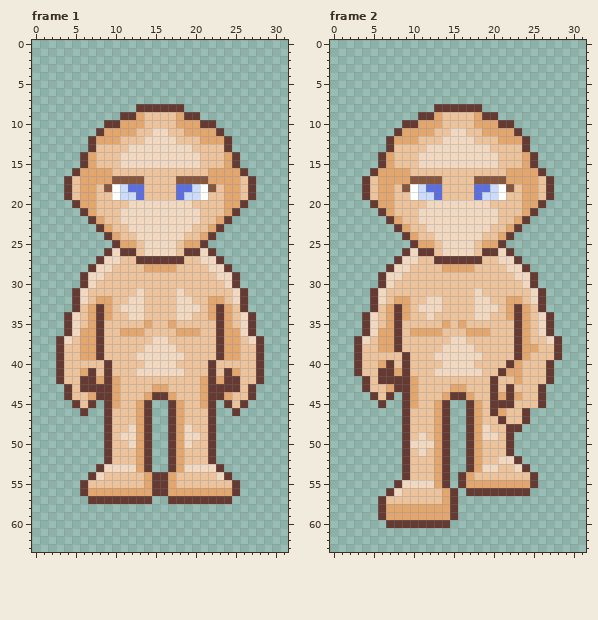
Edited in one commit: pixel-art file (Mohanjo daro/Assets/Art/Player/IndraMovement/Basic Character Indra movement.aseprite). The picture above is the old version.
32x64 pixels, 16 frames. Shown: frame 1, frame 2. The commit also changed other frames, which this record leaves out.
After the commit:
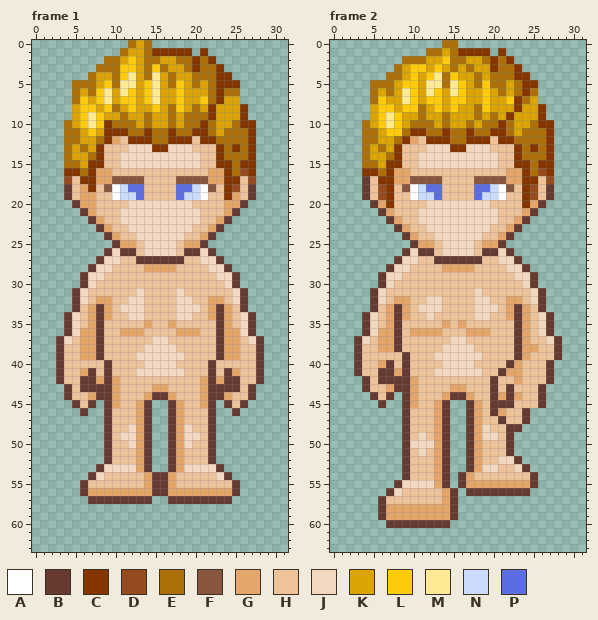
Palette (. is transparent): A #ffffff  B #663931  C #843500  D #964b1f  E #ac6f09  F #88563d  G #e5a66b  H #eec39a  J #f2d8bf  K #d9a404  L #fccb0a  M #fee994  N #cbdbfc  P #5b6ee1
Edits made:
layer "Hair 1" added
Changed rows in their new state; - is an unchanged pixel.
Frame 1, layer "Hair 1":
first column x 4:
 0 --------EKE-------------
 1 -------EKKECCCCC-C------
 2 -----EEKLKEEKKEECEC-----
 3 ----EEELLKELEKKECEEC----
 4 ---EKKELMKEMKEKKEEECC---
 5 -EEEKLEMMKLMKELKEKECCC--
 6 -EKELMKMLKLMKKLKKKECEE--
 7 -ELKLMKLLKLMKKLKKLECKK--
 8 -KLLKLEKLKKLKELKEKCKKKC-
 9 -KLMLKKEKKEKKEKEEECKKKC-
10 EKLMLCEEEKEKKEKEECEKKECC
11 EEKLKCCCEECEECEECCEKEEEC
12 EEKKEC--CCCEECCC-CCEEEEC
13 EKEKC------CC------CECEC
14 EKKEC--------------CEEEC
15 EEKCC--------------CCECC
16 CCEC----------------CEDC
17 D-CC----------------CC-D
18 ---C----------------CD--
19 --------------------C---
Frame 2, layer "Hair 1":
first column x 4:
 0 ----------EE------------
 1 --------EEKECCCC-C------
 2 -----EEEKKLEEKKECEC-----
 3 ----EKLLKLKEKEKKCEEC----
 4 ---EEKLKLMELKKEKEEECC---
 5 -EEEKLLKMMEMLKELEEKECC--
 6 -EKEKMLKMLKMLKKLKEKECE--
 7 -ELKKMLKLLKLLKKLKKLCEK--
 8 -KLLKLLEKLKLKKELKKKCKKC-
 9 -KLMLKKEKKEKKKEKEKCKKKC-
10 EKLMLKEEEKEKKEKEECEKKECC
11 EEKLLECCEECEECEECCEKEEEC
12 EEKKEC--CCCEECCC-CCEEEEC
13 EKEKC------CC------CECEC
14 EKKEC--------------CEEEC
15 EEKCC--------------CCECC
16 CCEC----------------CEDC
17 --CC----------------CC-D
18 --DC----------------CD--
19 --DC----------------CD--
20 ---C----------------C---
Pixel boxes of the changes (left, top, right, bottom) in both pictures:
changed: (64, 40, 256, 200)
changed: (362, 40, 554, 208)
